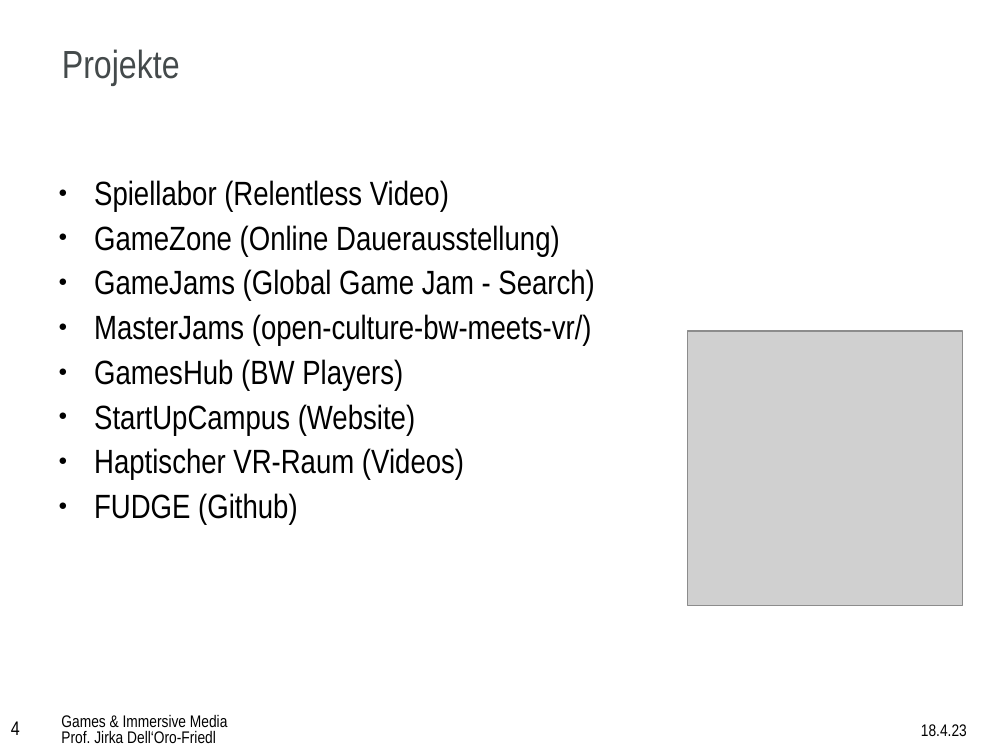
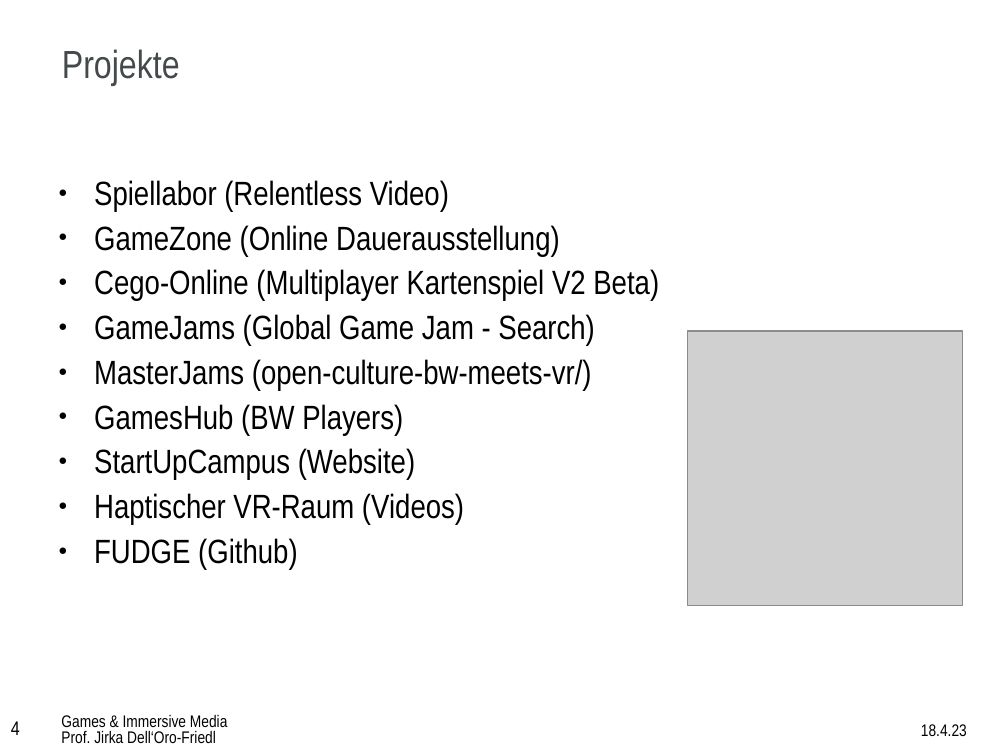
Before and after one commit to JirkaDellOro/JirkaDellOro.github.io, a slide deck: slide 4 of Prof/Vorträge/Games&ImmersiveMedia/Games&ImmersiveMedia.odp. Drawn at 1008x756 pixels with LibreOffice and Linux fonts; fonts in the diff are those of the drawing; grey boxes stand for pictures; background and template pictures are left out. Boxes give left, top, right and bottom in pixels: in the first picture for what was removed or moved away, otherwise in the second. Text is boxed around its words. In the diff, an @@ line names an element or a change of style, - is before the commit and + after.

Commit message:
Cego-Online integriert

```diff
--- a/Prof/Vorträge/Games&ImmersiveMedia/Games&ImmersiveMedia.odp
+++ b/Prof/Vorträge/Games&ImmersiveMedia/Games&ImmersiveMedia.odp
@@ text at (94, 269, 659, 301): paragraph added @@
+● Cego-Online (Multiplayer Kartenspiel V2 Beta)
```
Also in this commit, not shown: 1 other file.
